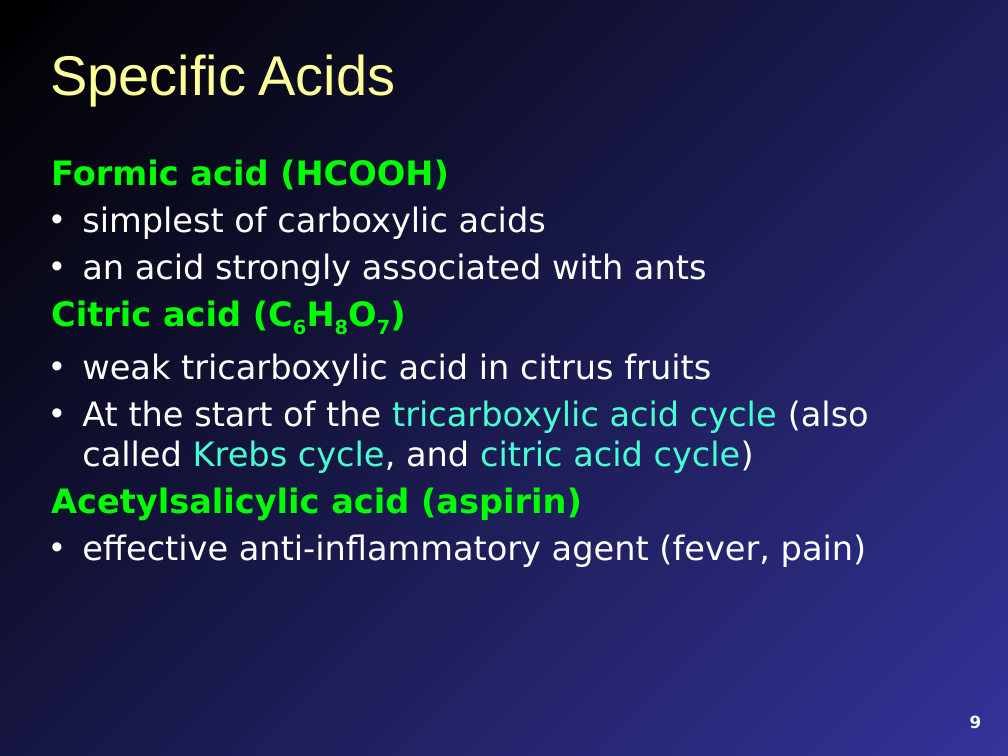
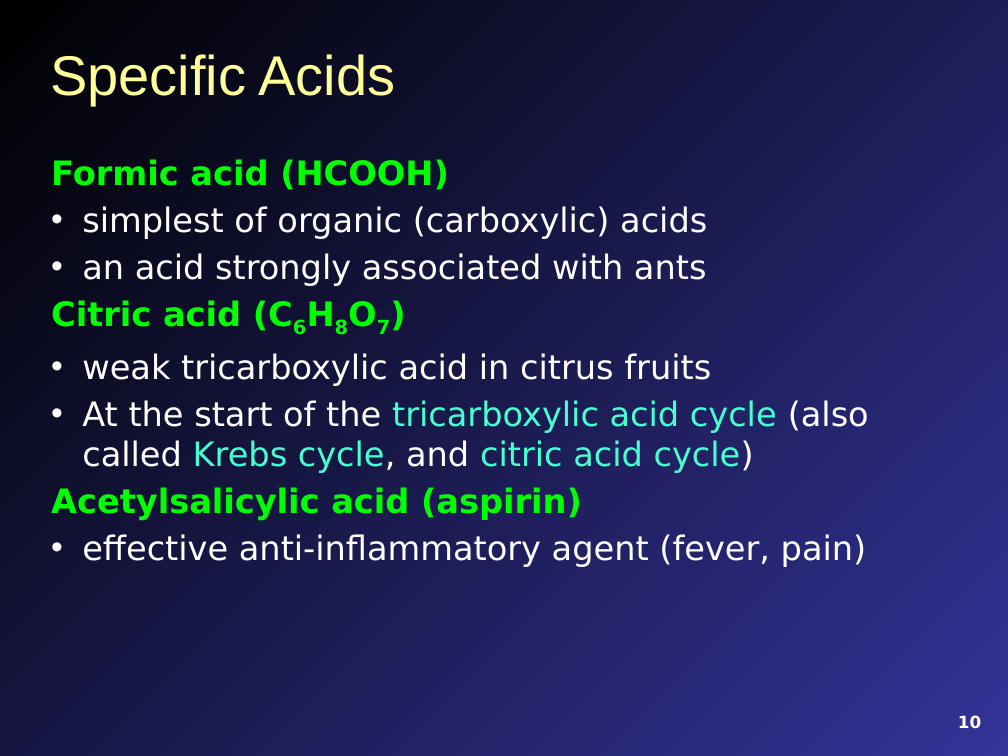
Before and after one commit to mavigozler/mavigozler.github.io, a slide deck: slide 10 of docs/Teaching/PPTX/FCC Chem 3A Chap 12 Content.pptx (slide 9 before the commit). Drawn at 1008x756 pixels with LibreOffice and Linux fonts; fonts in the diff are those of the drawing. Boxes give left, top, right and bottom in pixels: in the first picture for what was removed or moved away, otherwise in the second. Text is boxed around its words. In the diff, an @@ line names an element or a change of style, - is before the commit and + after.

```diff
--- a/docs/Teaching/PPTX/FCC Chem 3A Chap 12 Content.pptx
+++ b/docs/Teaching/PPTX/FCC Chem 3A Chap 12 Content.pptx
@@ text at (82, 206, 707, 239): text changed @@
-• simplest of carboxylic acids
+• simplest of organic (carboxylic) acids
@@ page number at (958, 715, 981, 729): text changed @@
-9
+10
```
Also in this commit, not shown: 3 other slides changed, 2 slides added, 1 slide removed, 16 other files.
